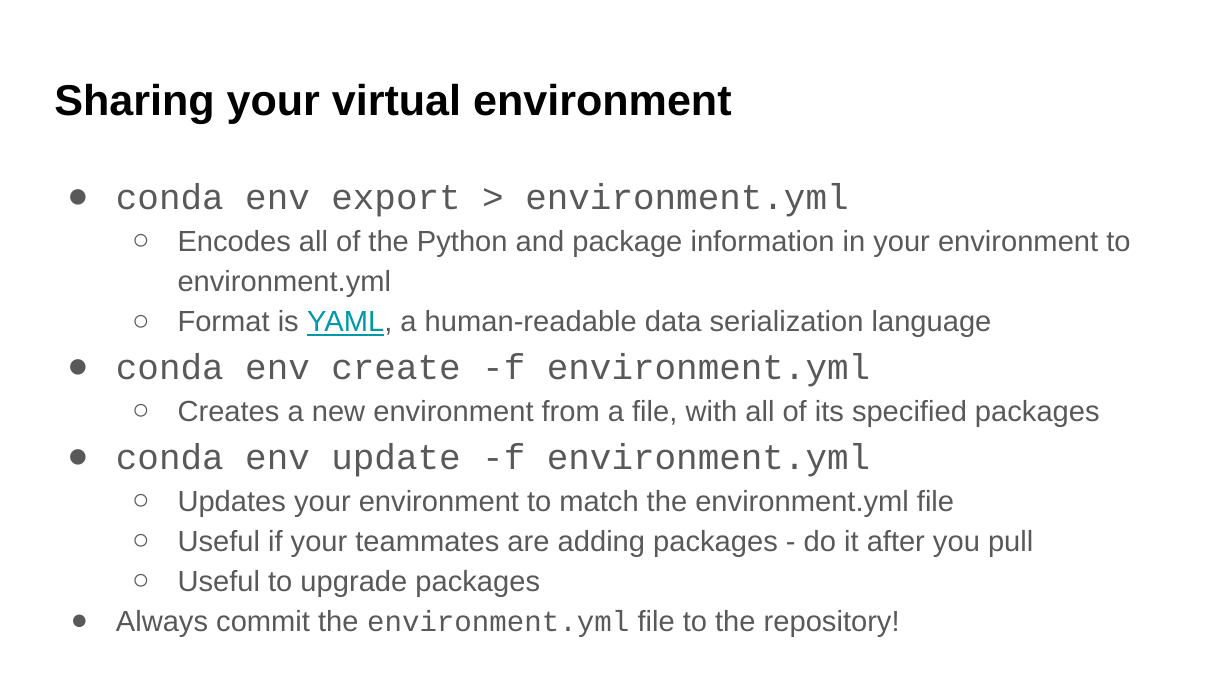
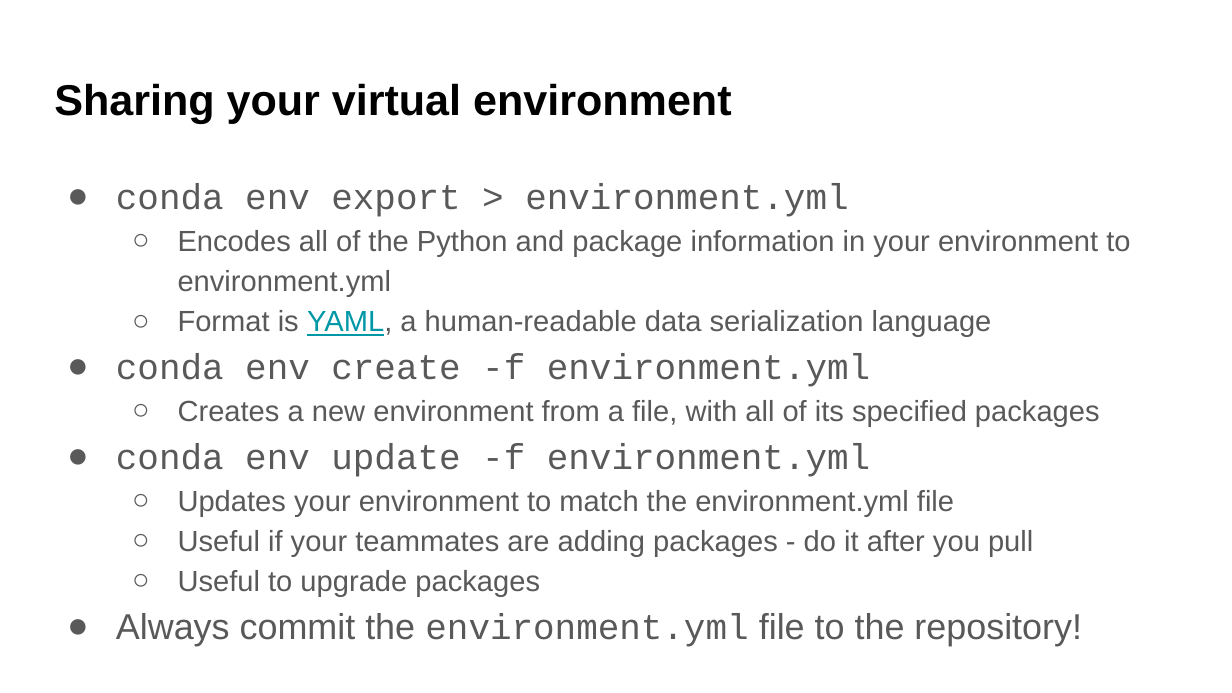
Before and after one commit to UWDATA515/lecture-materials, a slide deck: slide 20 of 09/DATA515_09_VirtualEnvironments.pptx (slide 16 before the commit). Drawn at 1232x693 pixels with LibreOffice and Linux fonts; fonts in the diff are those of the drawing; background and template pictures are left out. Boxes give left, top, right and bottom in pixels: in the first picture for what was removed or moved away, otherwise in the second. Text is boxed around its words. In the diff, an @@ line names an element or a change of style, - is before the commit and + after.

```diff
--- a/09/DATA515_09_VirtualEnvironments.pptx
+++ b/09/DATA515_09_VirtualEnvironments.pptx
@@ text at [116, 613, 1082, 647]: size 17 to 21 pt in "Always commit the environment.yml file to the ..."; indent changed @@
```
Also in this commit, not shown: 6 other slides changed, 6 slides added, 5 other files.
